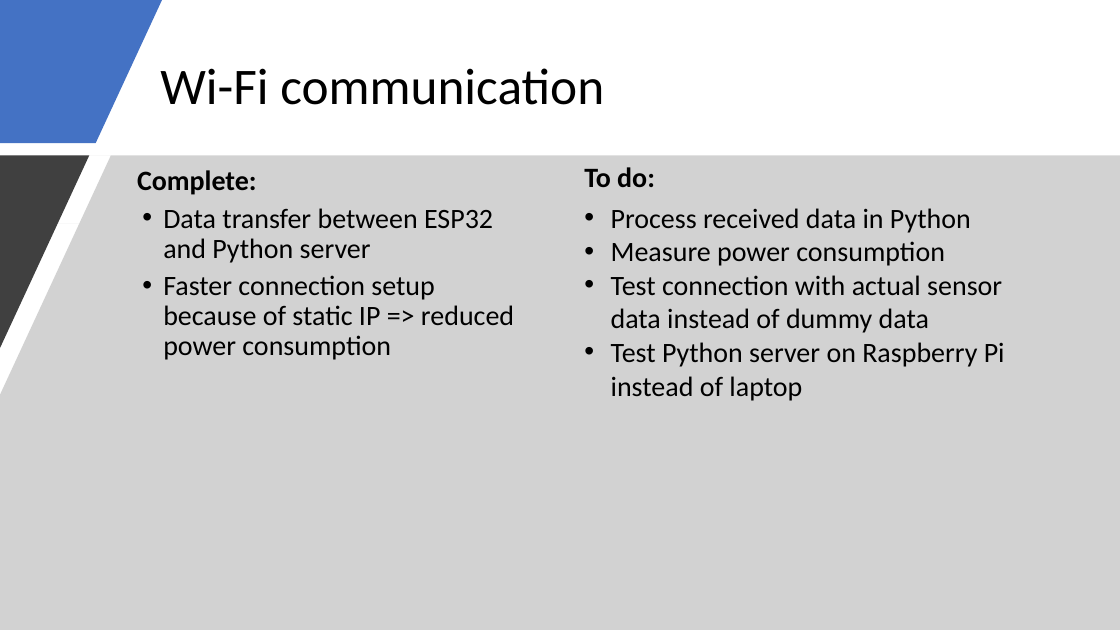
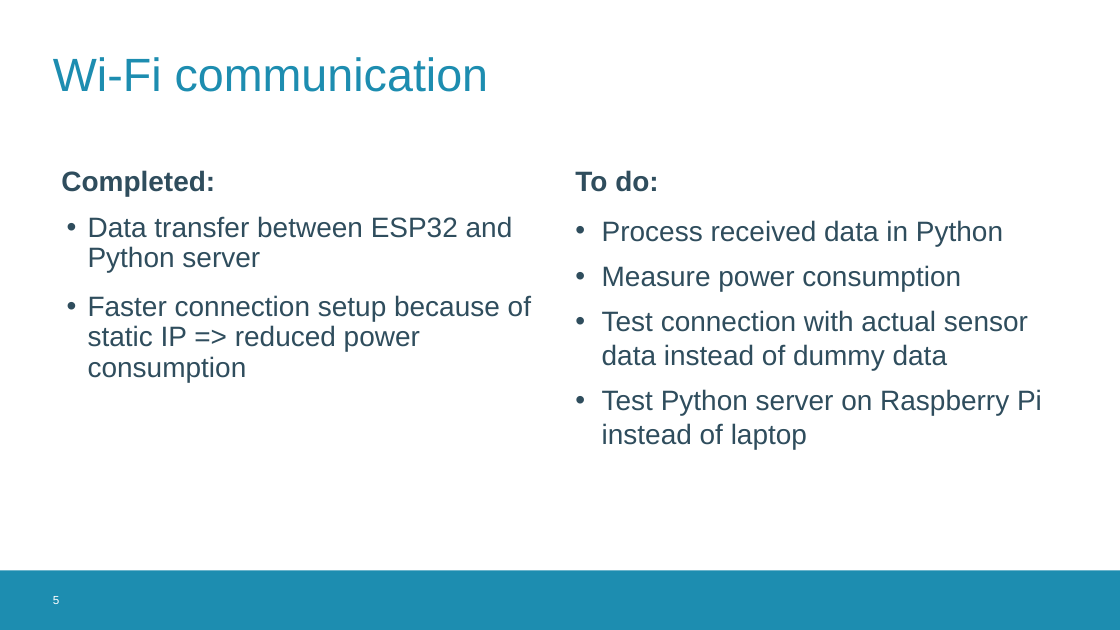
Before and after one commit to thomasf10/cosy_cafeteria, a slide deck: slide 5 of presentatie/tussentijdsepresentatie.pptx. Drawn at 1120x630 pixels with LibreOffice and Linux fonts; fonts in the diff are those of the drawing; background and template pictures are left out. Boxes give left, top, right and bottom in pixels: in the first picture for what was removed or moved away, otherwise in the second. Text is boxed around its words. In the diff, an @@ line names an element or a change of style, - is before the commit and + after.

```diff
--- a/presentatie/tussentijdsepresentatie.pptx
+++ b/presentatie/tussentijdsepresentatie.pptx
@@ freeform shape removed at [0,0,162,143] @@
@@ title "Wi-Fi communication": place and size @@
-title "Wi-Fi communication" at [160,68,604,105]
+title "Wi-Fi communication" at [53,57,489,92]
@@ title "Wi-Fi communication" at [53,57,489,92]: size 44 to 40 pt, font Calibri to Arial, text colour #000000 to #1D8DB0; line spacing 0.9 to 1 @@
@@ freeform shape removed at [0,155,1120,630] @@
@@ freeform shape removed at [0,155,89,348] @@
@@ text added at [61,170,215,197], 24 pt, text #2F4D5D, bold @@
+Completed:
@@ text at [137,170,257,195]: paragraph removed @@
-Complete:
@@ text added at [575,170,659,192], 24 pt, text #2F4D5D, bold @@
+To do:
@@ text at [584,167,655,187]: paragraph removed @@
-To do:
@@ text "Data transfer between ESP32 and ...": place and size @@
-text "Data transfer between ESP32 and ..." at [137,170,514,360]
+text "Data transfer between ESP32 and ..." at [88,216,531,382]
@@ text "Data transfer between ESP32 and ..." at [88,216,531,382]: font Calibri to Arial, text colour #000000 to #2F4D5D; more space between paragraphs @@
@@ text "Process received data in Python" at [602,220,1042,449]: font Calibri to Arial, text colour #000000 to #2F4D5D; more space between paragraphs @@
@@ text "Process received data in Python": place and size @@
-text "Process received data in Python" at [584,167,1005,401]
+text "Process received data in Python" at [602,220,1042,449]
@@ rectangle added at [0,571,1120,630], fill #1D8DB0 @@
@@ page number added at [53,596,59,604], 10 pt, text #FFFFFF @@
+5
```
Also in this commit, not shown: 7 other slides changed, 6 other files.
